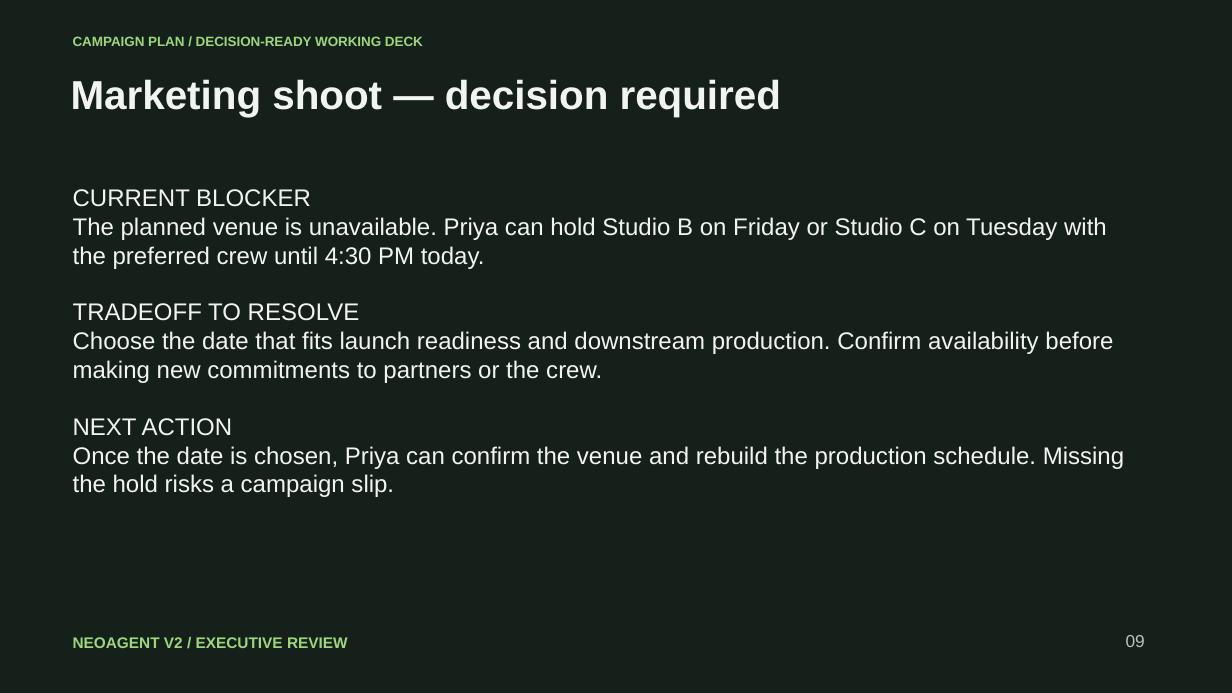
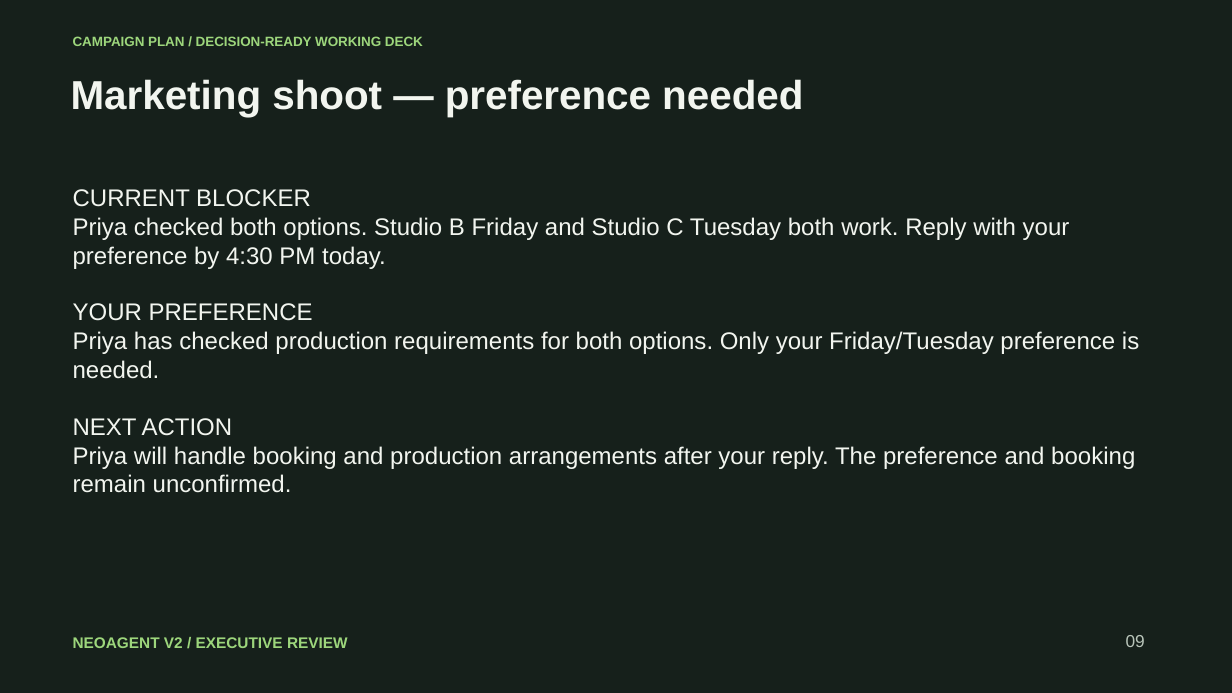
Before and after one commit to CalebJKim/chief-of-staff-agent, a slide deck: slide 9 of demo/templates/neoagent-v2-exec-review.pptx. Drawn at 1232x693 pixels with LibreOffice and Linux fonts; fonts in the diff are those of the drawing. Boxes give left, top, right and bottom in pixels: in the first picture for what was removed or moved away, otherwise in the second. Text is boxed around its words. In the diff, an @@ line names an element or a change of style, - is before the commit and + after.

```diff
--- a/demo/templates/neoagent-v2-exec-review.pptx
+++ b/demo/templates/neoagent-v2-exec-review.pptx
@@ text at box(71, 79, 803, 117): text changed @@
-Marketing shoot — decision required
+Marketing shoot — preference needed
@@ text at box(73, 217, 1139, 379): text changed @@
-The planned venue is unavailable. Priya can hold Studio B on Friday or Studio C on Tuesday with the preferred crew until 4:30 PM today.
-TRADEOFF TO RESOLVE
-Choose the date that fits launch readiness and downstream production. Confirm availability before making new commitments to partners or the crew.
+Priya checked both options. Studio B Friday and Studio C Tuesday both work. Reply with your preference by 4:30 PM today.
+YOUR PREFERENCE
+Priya has checked production requirements for both options. Only your Friday/Tuesday preference is needed.
@@ text at box(73, 446, 1135, 493): text changed @@
-Once the date is chosen, Priya can confirm the venue and rebuild the production schedule. Missing the hold risks a campaign slip.
+Priya will handle booking and production arrangements after your reply. The preference and booking remain unconfirmed.
```
Also in this commit, not shown: 1 other slide changed, 32 other files.
